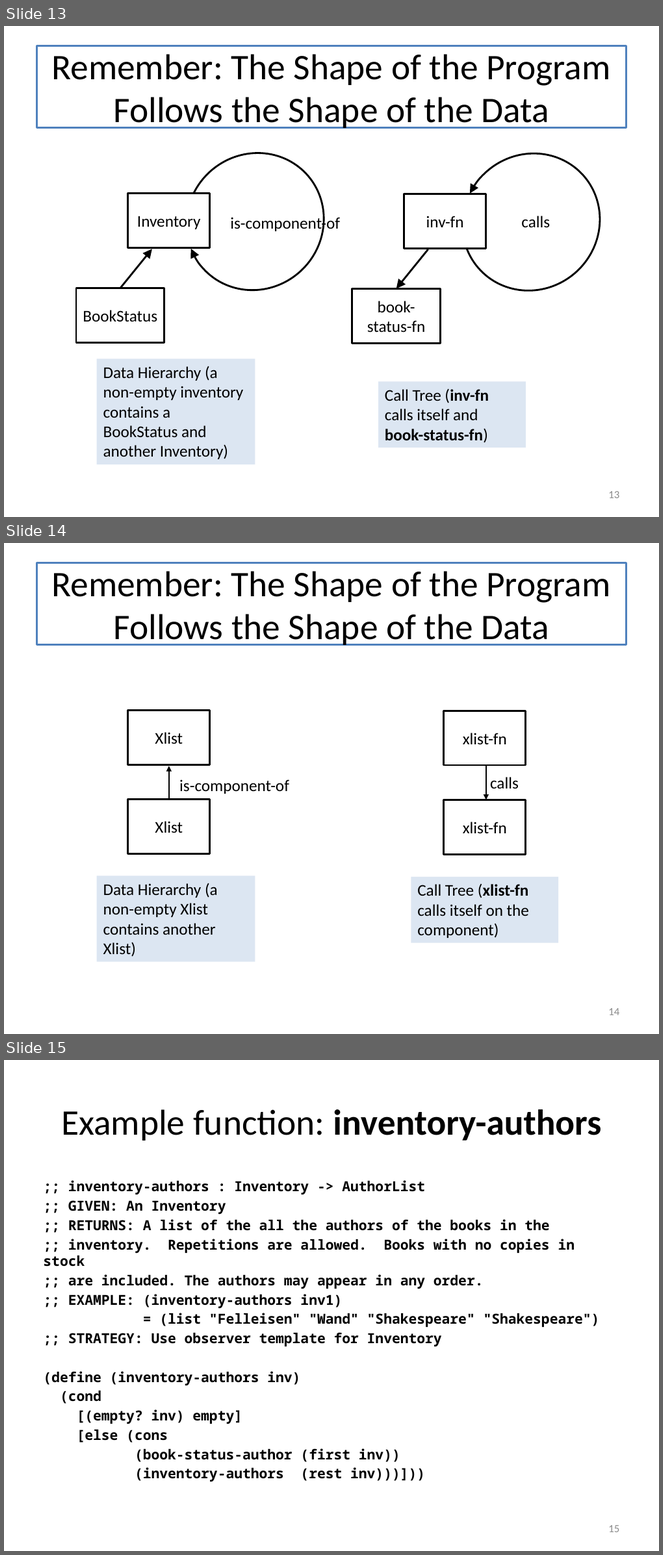
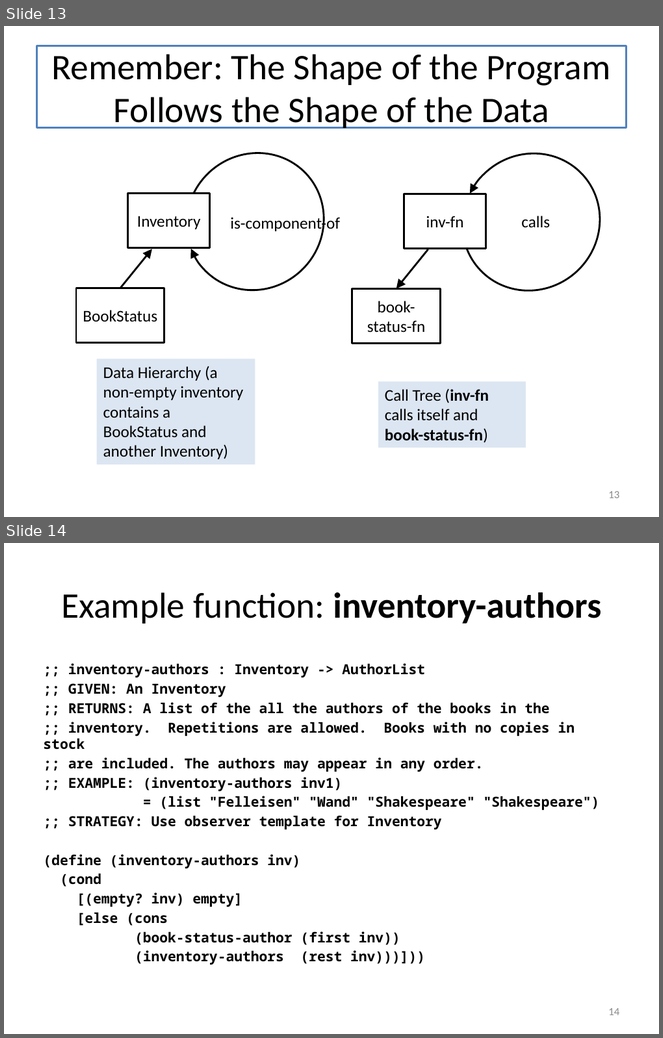
Before and after one commit to mwand/cs5010f17, a slide deck: Slides/Lesson 4.3 Lists of Structures.pptx. Shown one above the other, each under a label of ours: slides 13, 14 and 15 before the commit, slides 13 and 14 after it. The pictures are 663x1555 and 663x1038 pixels, drawn with LibreOffice and Linux fonts; fonts in the diff are those of the drawing. Boxes give left, top, right and bottom in pixels: in the first picture for what was removed or moved away, otherwise in the second. Text is boxed around its words. In the diff, an @@ line names an element or a change of style, - is before the commit and + after.

```diff
--- a/Slides/Lesson 4.3 Lists of Structures.pptx
+++ b/Slides/Lesson 4.3 Lists of Structures.pptx
@@ slide 14 removed at <box>4,543,659,1034</box>, background #FFFFFF @@
@@ title removed at <box>36,563,627,644</box> @@
-Remember: The Shape of the Program Follows the Shape of the Data
@@ rectangle removed at <box>128,710,210,765</box> @@
-Xlist
@@ rectangle removed at <box>443,711,525,765</box> @@
-xlist-fn
@@ arrow removed from (169, 800) to (169, 767) @@
@@ arrow removed from (486, 767) to (486, 800) @@
@@ text removed at <box>180,780,289,794</box> @@
-is-component-of
@@ text removed at <box>490,777,519,789</box> @@
-calls
@@ rectangle removed at <box>128,800,210,854</box> @@
-Xlist
@@ rectangle removed at <box>443,800,525,854</box> @@
-xlist-fn
@@ rectangle removed at <box>97,876,256,962</box> @@
-Data Hierarchy (a non-empty Xlist contains another Xlist)
@@ rectangle removed at <box>411,877,558,943</box> @@
-Call Tree (xlist-fn calls itself on the component)
@@ page number removed at <box>608,1008,620,1016</box> @@
-14
@@ what was slide 15 is now slide 14 @@
@@ page number at <box>608,1008,620,1016</box>: text changed @@
-15
+14
```
Also in this commit, not shown: 2 other files.
